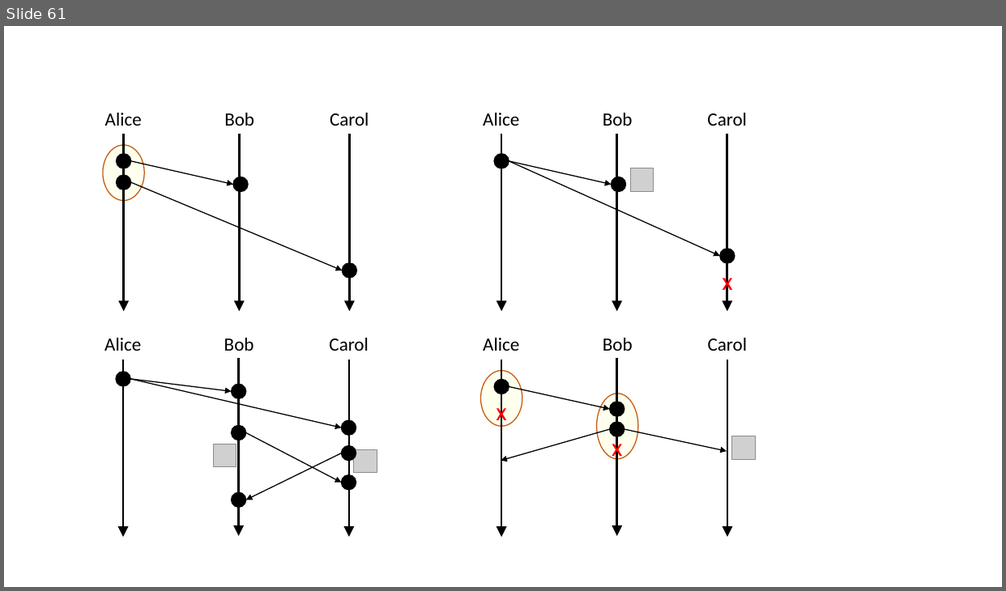
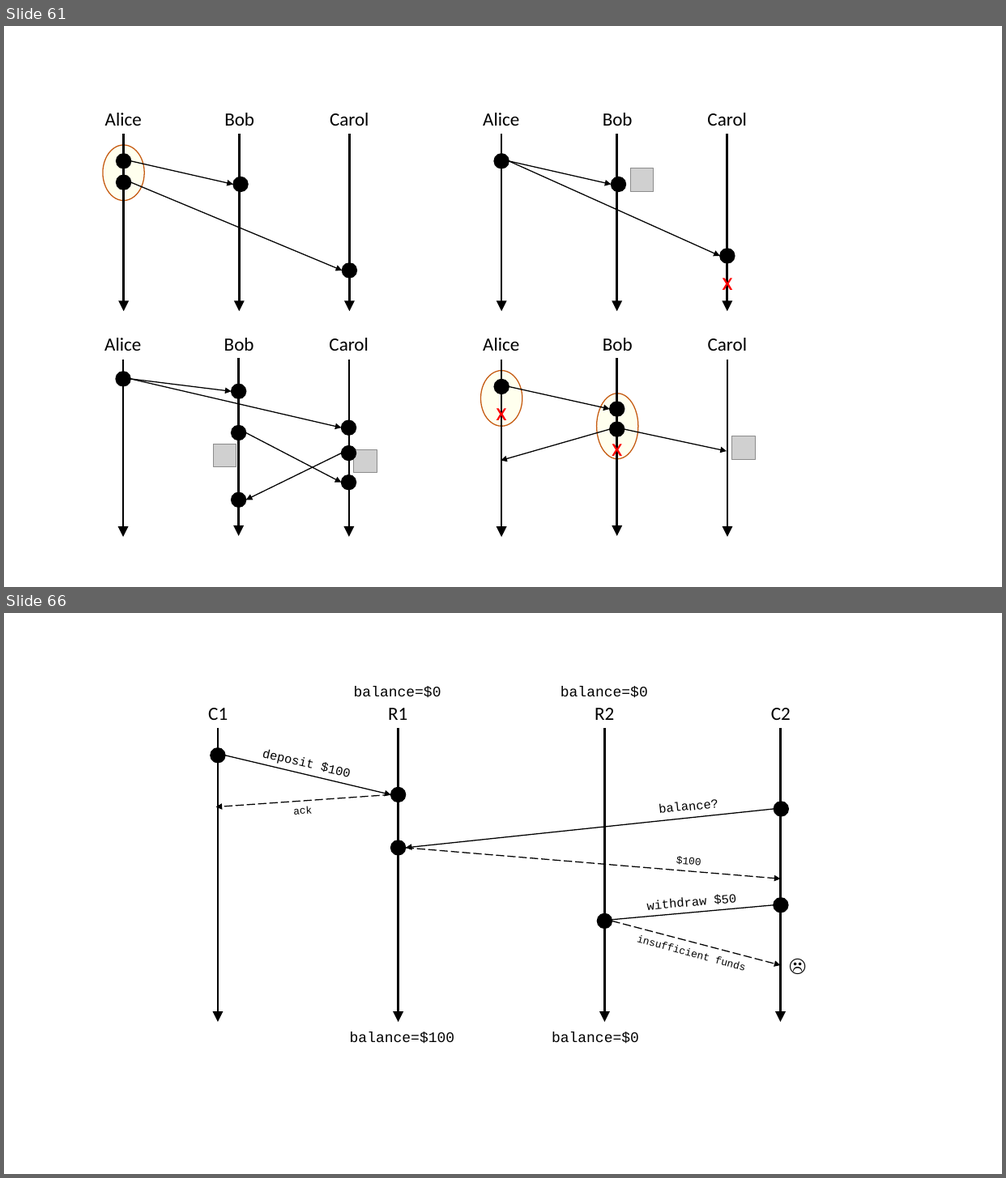
Before and after one commit to ChrisWhealy/DistributedSystemNotes, a slide deck: img/Diagrams.pptx. Shown one above the other, each under a label of ours: slide 61 before the commit, slides 61 and 66 after it; the slides between them are not shown. The pictures are 1006x591 and 1006x1178 pixels, drawn with LibreOffice and Linux fonts; fonts in the diff are those of the drawing; grey boxes stand for pictures. Boxes give left, top, right and bottom in pixels: in the first picture for what was removed or moved away, otherwise in the second. Text is boxed around its words. In the diff, an @@ line names an element or a change of style, - is before the commit and + after.

```diff
--- a/img/Diagrams.pptx
+++ b/img/Diagrams.pptx
@@ slide 66 added at <box>4,613,1002,1174</box>, background #FFFFFF @@
@@ text added at <box>208,708,228,720</box>, 18 pt, text #000000 @@
+C1
@@ text added at <box>354,686,441,698</box>, 14 pt, text #000000 @@
+balance=$0
@@ text added at <box>388,708,407,720</box>, 18 pt, text #000000 @@
+R1
@@ text added at <box>560,686,648,698</box>, 14 pt, text #000000 @@
+balance=$0
@@ text added at <box>594,708,614,720</box>, 18 pt, text #000000 @@
+R2
@@ text added at <box>771,708,791,720</box>, 18 pt, text #000000 @@
+C2
@@ arrow added from (218, 728) to (218, 1023), #000000 2 pt @@
@@ arrow added from (398, 728) to (398, 1023), #000000 2 pt @@
@@ arrow added from (604, 728) to (604, 1023), #000000 2 pt @@
@@ arrow added from (780, 728) to (780, 1023), #000000 2 pt @@
@@ ellipse added at <box>211,747,226,763</box>, fill #000000, outline #000000 1 pt @@
@@ arrow added from (226, 756) to (391, 795), #000000 1 pt @@
@@ text added at <box>320,762,349,780</box>, 12 pt, text #000000 @@
+deposit $100
@@ arrow added from (391, 795) to (216, 807), #000000 1 pt dashed @@
@@ text added at <box>294,806,313,815</box>, 10 pt, text #000000 @@
+ack
@@ ellipse added at <box>391,787,406,803</box>, fill #000000, outline #000000 1 pt @@
@@ text added at <box>659,799,718,817</box>, 12 pt, text #000000 @@
+balance?
@@ ellipse added at <box>774,802,789,816</box>, fill #000000, outline #000000 1 pt @@
@@ arrow added from (774, 809) to (406, 848), #000000 1 pt @@
@@ ellipse added at <box>391,841,406,855</box>, fill #000000, outline #000000 1 pt @@
@@ arrow added from (406, 848) to (780, 879), #000000 1 pt dashed @@
@@ text added at <box>676,856,701,866</box>, 10 pt, text #000000 @@
+$100
@@ text added at <box>647,894,736,914</box>, 12 pt, text #000000 @@
+withdraw $50
@@ ellipse added at <box>774,898,789,914</box>, fill #000000, outline #000000 1 pt @@
@@ ellipse added at <box>598,914,612,929</box>, fill #000000, outline #000000 1 pt @@
@@ arrow added from (774, 905) to (598, 922), #000000 1 pt @@
@@ arrow added from (612, 922) to (780, 965), #000000 1 pt dashed @@
@@ text added at <box>628,926,757,980</box>, 10 pt, text #000000 @@
+insufficient funds
@@ text added at <box>782,951,812,981</box>, 18 pt, text #000000 @@
+☹
@@ text added at <box>350,1032,454,1044</box>, 14 pt, text #000000 @@
+balance=$100
@@ text added at <box>552,1032,639,1044</box>, 14 pt, text #000000 @@
+balance=$0
```
Also in this commit, not shown: 7 other slides added, 13 other files.
